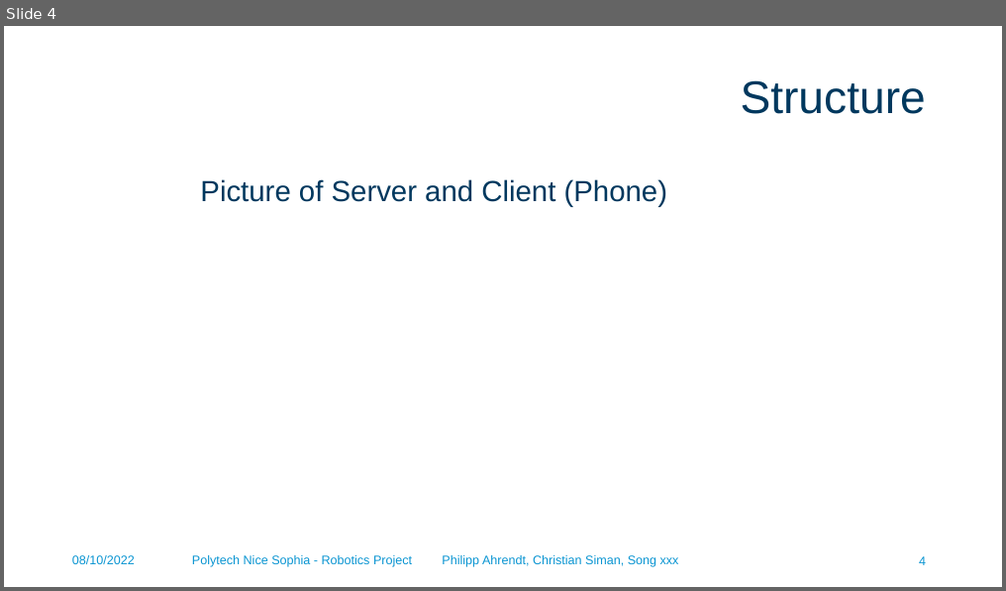
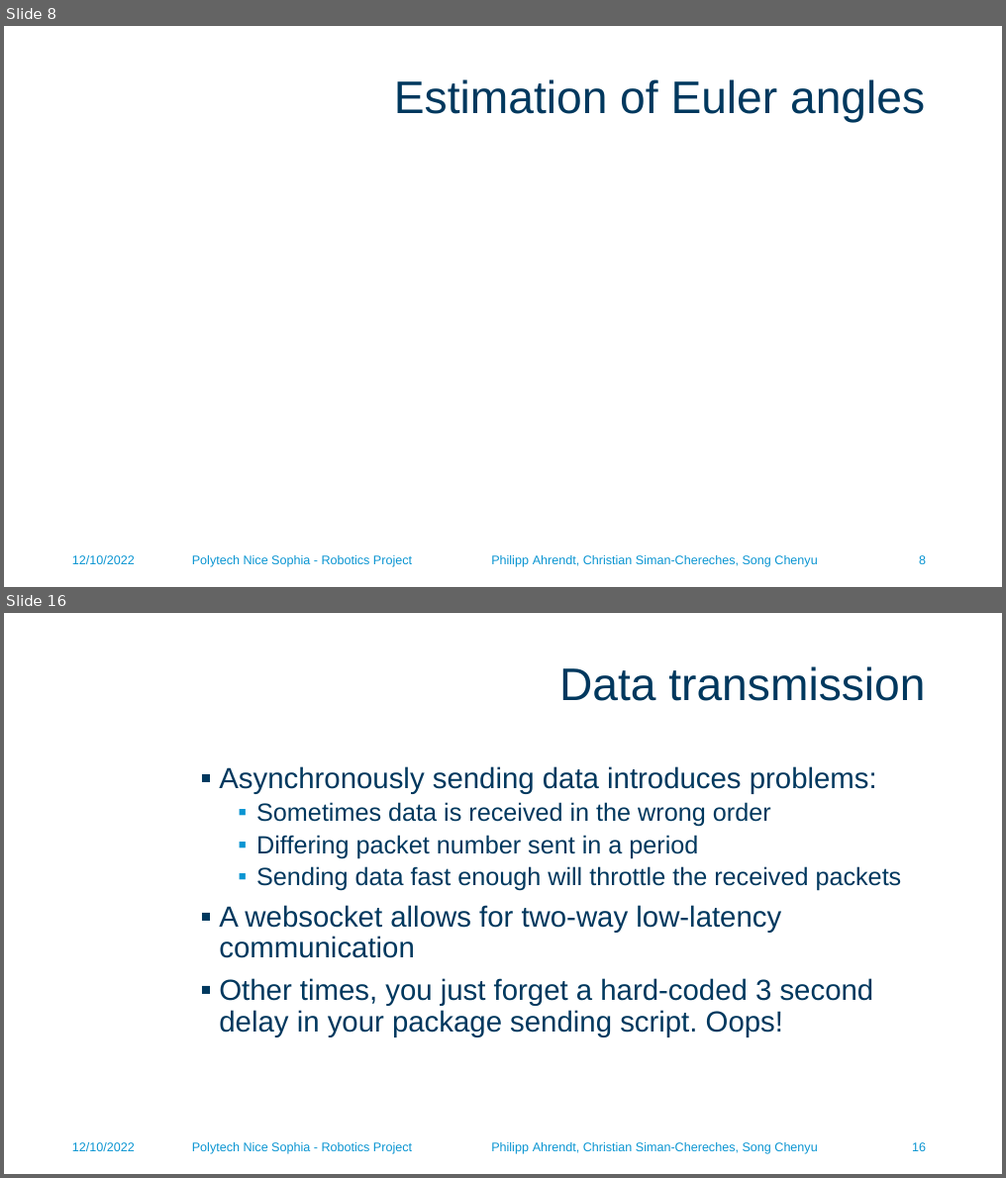
Before and after one commit to phiahr/accel_mouse, a slide deck: Robotics project.pptx. Shown one above the other, each under a label of ours: slide 4 before the commit, slides 8 and 16 after it; the slides between them are not shown. The pictures are 1006x591 and 1006x1178 pixels, drawn with LibreOffice and Linux fonts; fonts in the diff are those of the drawing; grey boxes stand for pictures; background and template pictures are left out. Boxes give left, top, right and bottom in pixels: in the first picture for what was removed or moved away, otherwise in the second. Text is boxed around its words. In the diff, an @@ line names an element or a change of style, - is before the commit and + after.

```diff
--- a/Robotics project.pptx
+++ b/Robotics project.pptx
@@ slide 16 added at (4, 613, 1002, 1174), background #FFFFFF @@
@@ title added at (559, 666, 925, 701), 44 pt, text #00385E @@
+Data transmission
@@ text added at (219, 766, 902, 1037), 28 pt, text #00385E @@
+▪ Asynchronously sending data introduces problems:
+  ▪ Sometimes data is received in the wrong order
+  ▪ Differing packet number sent in a period
+  ▪ Sending data fast enough will throttle the received packets
+▪ A websocket allows for two-way low-latency communication
+▪ Other times, you just forget a hard-coded 3 second delay in your package sending script. Oops!
@@ text added at (72, 1143, 135, 1152), 12 pt, text #0A95D2 @@
+12/10/2022
@@ text added at (192, 1143, 817, 1155), 12 pt, text #0A95D2 @@
+Polytech Nice Sophia - Robotics Project Philipp Ahrendt, Christian Siman-Chereches, Song Chenyu
@@ page number added at (912, 1143, 926, 1152), 12 pt, text #0A95D2 @@
+16
@@ what was slide 4 is now slide 8 @@
@@ slide 8 changed as well @@
@@ title at (394, 79, 925, 123): text changed @@
-Structure
+Estimation of Euler angles
@@ text removed at (200, 179, 668, 207) @@
-Picture of Server and Client (Phone)
@@ text at (72, 556, 135, 565): text changed @@
-08/10/2022
+12/10/2022
@@ text at (192, 556, 817, 568): text changed @@
-Polytech Nice Sophia - Robotics Project Philipp Ahrendt, Christian Siman, Song xxx
+Polytech Nice Sophia - Robotics Project Philipp Ahrendt, Christian Siman-Chereches, Song Chenyu
@@ page number removed at (919, 557, 926, 566) @@
-4
@@ page number added at (919, 556, 926, 565), 12 pt, text #0A95D2 @@
+8
```
Also in this commit, not shown: 7 other slides changed, 15 other slides added, 2 slides removed, 5 other files.
